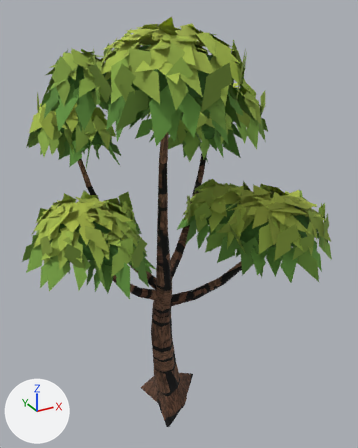
Renders of the glTF model assets/models/tree_1.glb from each side of a commit.
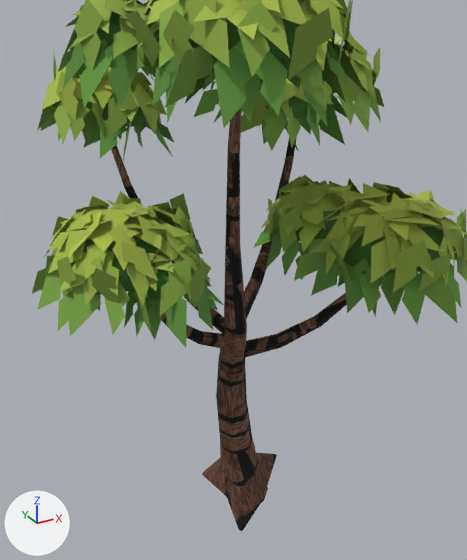
The first picture shows the older version from a camera (50 mm lens) standing at (-3.54, -6.77, 7.11) and looking at (0.21, 0.06, 3.69). The close-ups show the older and then the newer version on the part from 0% to 91% of the width and 13% to 100% of the height of that picture. Only the edits that show in the close-ups are written down. Arrows for +X, +Y and +Z are at lower left; the lights stay in place. Vertices at exactly the same position are counted once.

The scene before the commit, as lines of its bpy script (objects in view):
```python
me_tree_1 = bpy.data.meshes.new('tree_1')
me_tree_1.from_pydata(...)  # 4161 vertices, 3554 faces; spans x -2.4..2.5, y -2.3..2.4, z 0.0..7.0
# faces by material slot: [850, 2704]
me_tree_1.materials.append(mat_m_tree_bark)  # picture img_tree_1_paint
me_tree_1.materials.append(mat_m_tree_leaf)  # picture img_tree_1_paint
ob_tree_1 = bpy.data.objects.new('tree_1', me_tree_1)
ob_tree_1.location = (0.0, 0.0, 0.0)
```
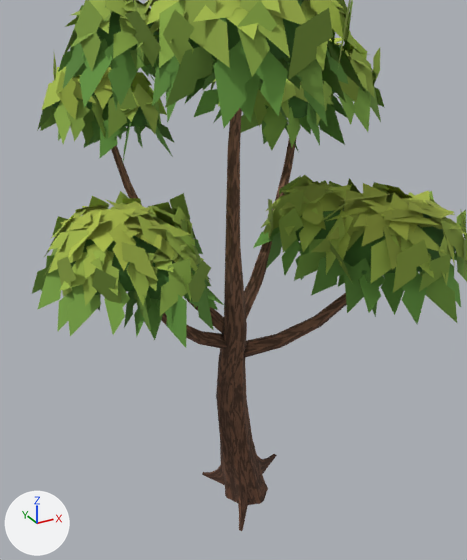
Where the change shows, as pixel boxes (x1, y1, x2, y2) in the close-ups (467 x 560 px):
part 1 of me_tree_1, cut back: before (202, 453, 277, 531); after (202, 454, 277, 531)
part 2 of me_tree_1, surface changed: (111, 110, 347, 487) in both

Diff of the bpy script that builds the scene:
```diff
--- a/assets/models/tree_1.glb.py
+++ b/assets/models/tree_1.glb.py
@@ me_tree_1 @@
 # used by ob_tree_1; location = (0.0, 0.0, 0.0)
-me_tree_1.from_pydata(...)  # 4161 vertices, 3554 faces; spans x -2.4..2.5, y -2.3..2.4, z 0.0..7.0
+me_tree_1.from_pydata(...)  # 4210 vertices, 3652 faces; spans x -2.4..2.5, y -2.3..2.4, z 0.0..7.0
+# me_tree_1 part 1
+# 35 faces are deleted
+# 49 vertices are added at x -0.34..0.57, y -0.51..0.64, z 0.0..0.14
+# 133 new faces join them, mat_m_tree_bark (picture img_tree_1_paint)
+# me_tree_1 part 2: 815 kept faces spanning x -1.77..1.47, y -1.23..1.71, z 0.0..6.42 get new texture (UV) coordinates
 me_tree_1.materials.append(mat_m_tree_bark)
```
